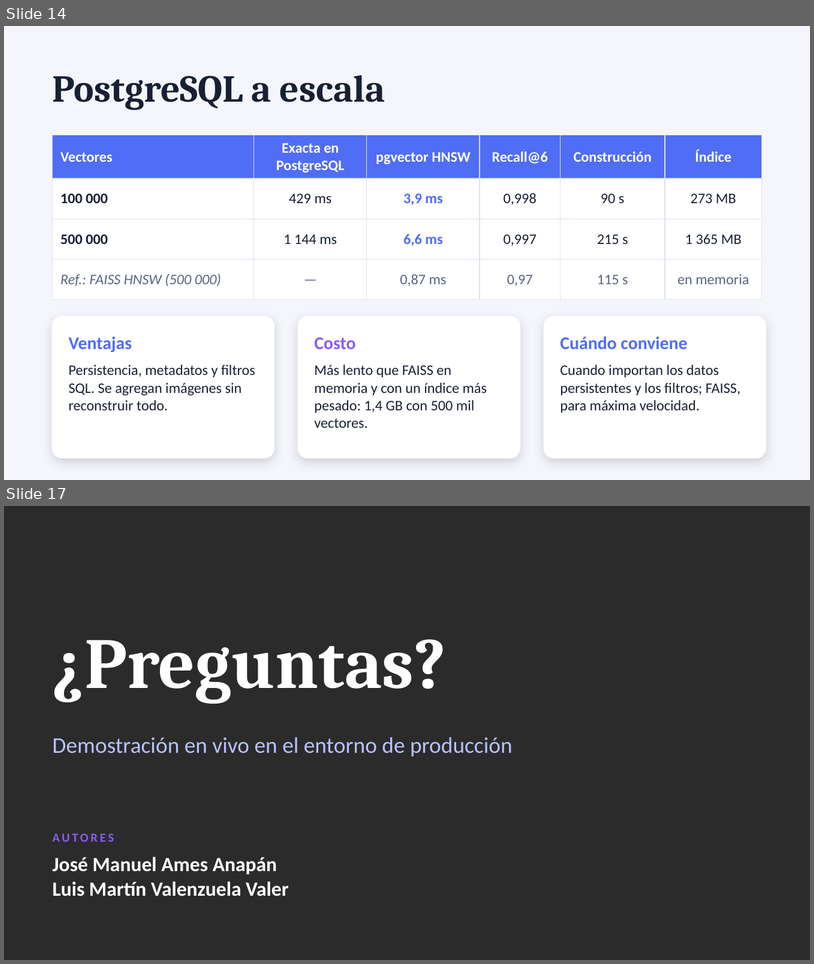
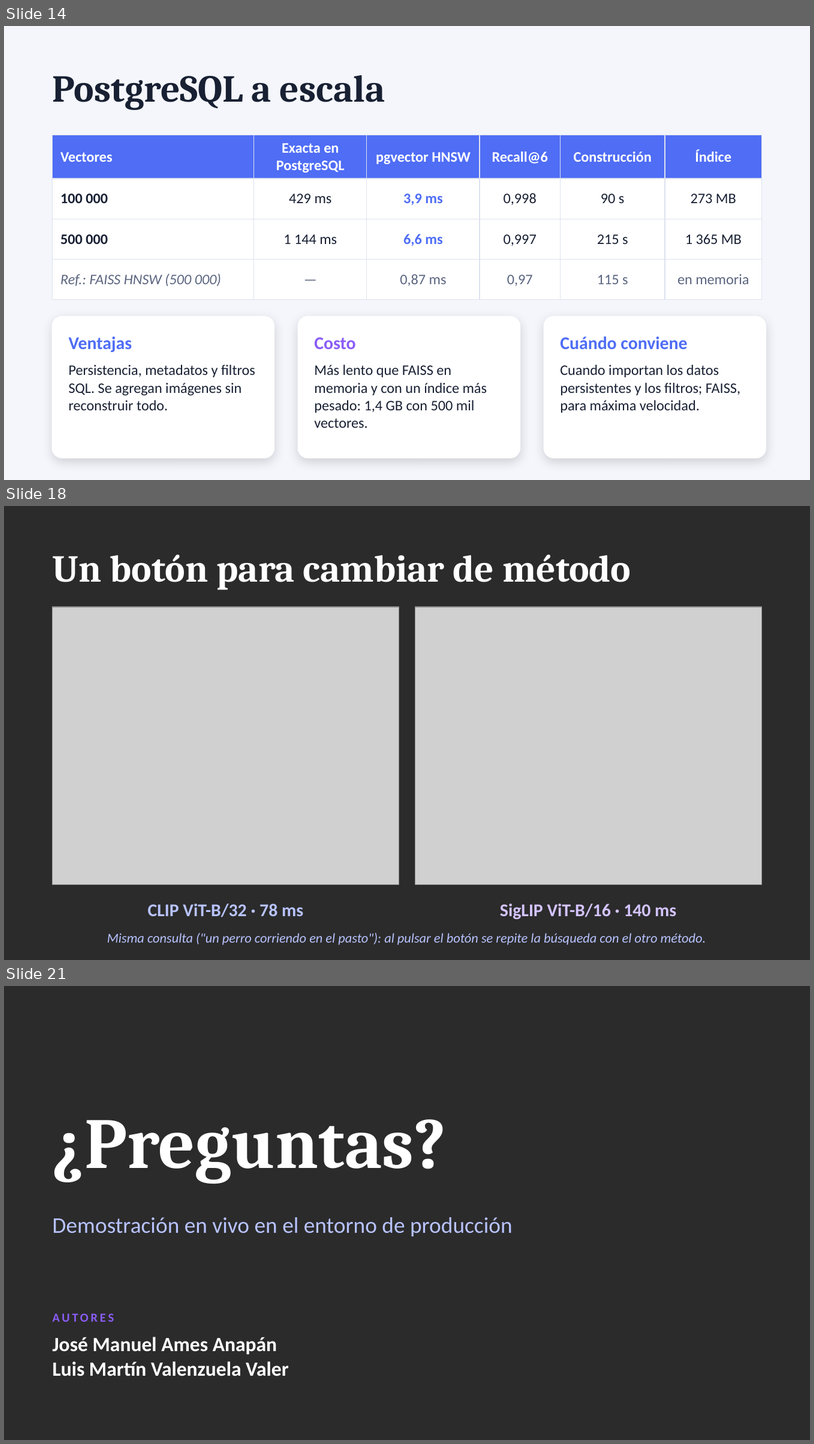
Before and after one commit to josemaames/PRESENTACI-N-FINAL---B-SQUEDA-MULTIMODAL-DE-IM-GENES, a slide deck: presentacion.pptx. Shown one above the other, each under a label of ours: slides 14 and 17 before the commit, slides 14, 18 and 21 after it; the slides between them are not shown. The pictures are 814x964 and 814x1444 pixels, drawn with LibreOffice and Linux fonts; fonts in the diff are those of the drawing; grey boxes stand for pictures; background and template pictures are left out; a plain dark background stands for a picture behind light text. Boxes give left, top, right and bottom in pixels: in the first picture for what was removed or moved away, otherwise in the second. Text is boxed around its words. In the diff, an @@ line names an element or a change of style, - is before the commit and + after.

```diff
--- a/presentacion.pptx
+++ b/presentacion.pptx
@@ slide 18 added at [4, 506, 810, 960], background picture (left out) @@
@@ text added at [53, 555, 631, 590], 34 pt, text #FFFFFF, bold @@
+Un botón para cambiar de método
@@ picture added at [53, 607, 399, 884] @@
@@ picture added at [415, 607, 762, 884] @@
@@ text added at [148, 903, 303, 917], 16 pt, text #B8C3FF, bold @@
+CLIP ViT-B/32 · 78 ms
@@ text added at [500, 903, 677, 919], 16 pt, text #D4C4FF, bold @@
+SigLIP ViT-B/16 · 140 ms
@@ text added at [107, 933, 707, 945], 12 pt, text #B8C3FF, italic @@
+Misma consulta ("un perro corriendo en el pasto"): al pulsar el botón se repite la búsqueda con el otro método.
@@ what was slide 17 is now slide 21 @@
```
Also in this commit, not shown: 3 slides changed, 3 other slides added, 9 other files.
